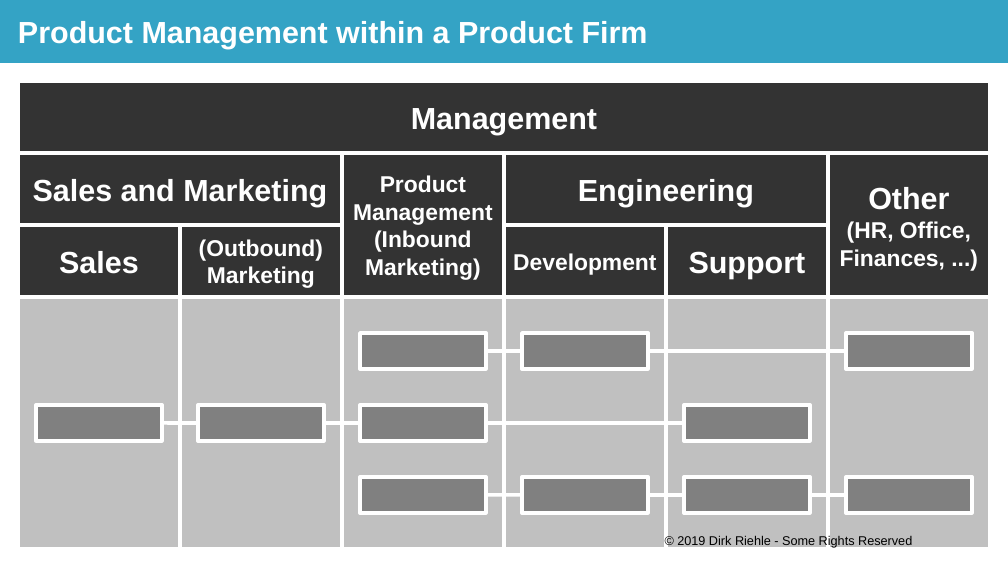
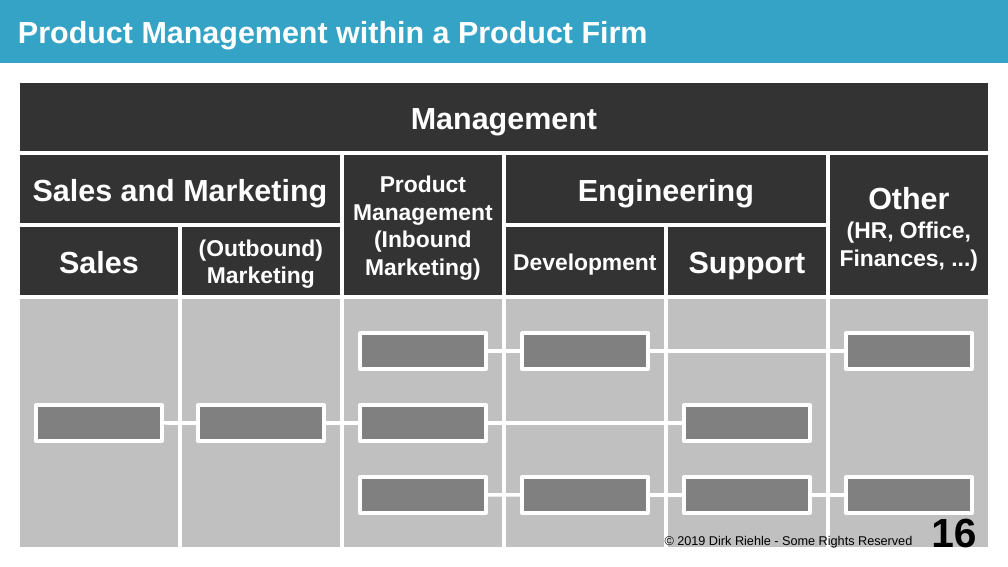
Before and after one commit to dirkriehle/prod-course, a slide deck: slide 16 of Lecture slides/PROD C01 - Software Product Management.odp. Drawn at 1008x567 pixels with LibreOffice and Linux fonts; fonts in the diff are those of the drawing. Boxes give left, top, right and bottom in pixels: in the first picture for what was removed or moved away, otherwise in the second. Text is boxed around its words. In the diff, an @@ line names an element or a change of style, - is before the commit and + after.

Commit message:
Updated strategic management slides.

```diff
--- a/Lecture slides/PROD C01 - Software Product Management.odp
+++ b/Lecture slides/PROD C01 - Software Product Management.odp
@@ page number added at (931,514,976,554), 32 pt, text #000000, bold @@
+16
```
Also in this commit, not shown: 24 other slides changed, 1 slide added, 3 other files.
